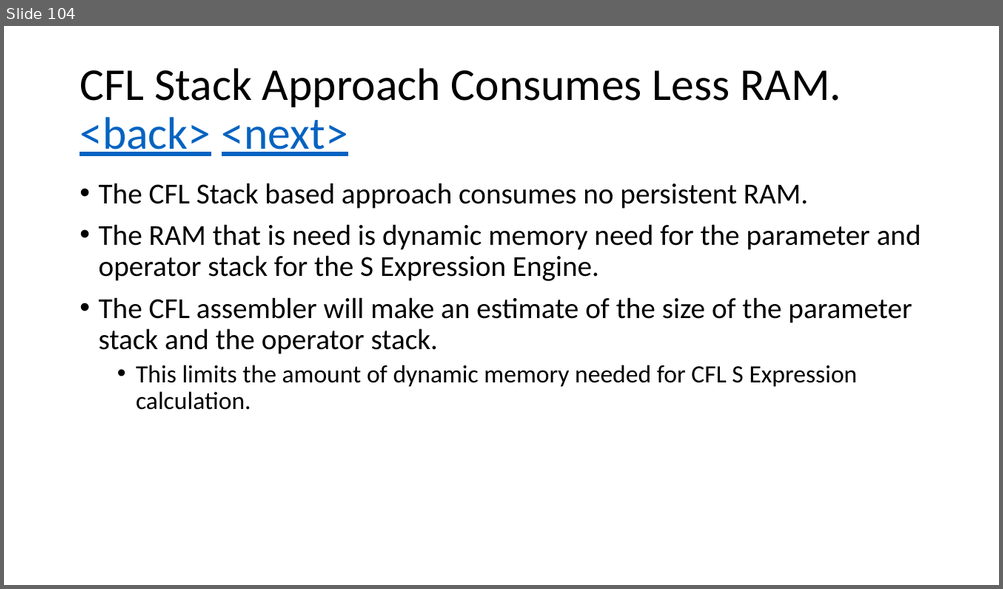
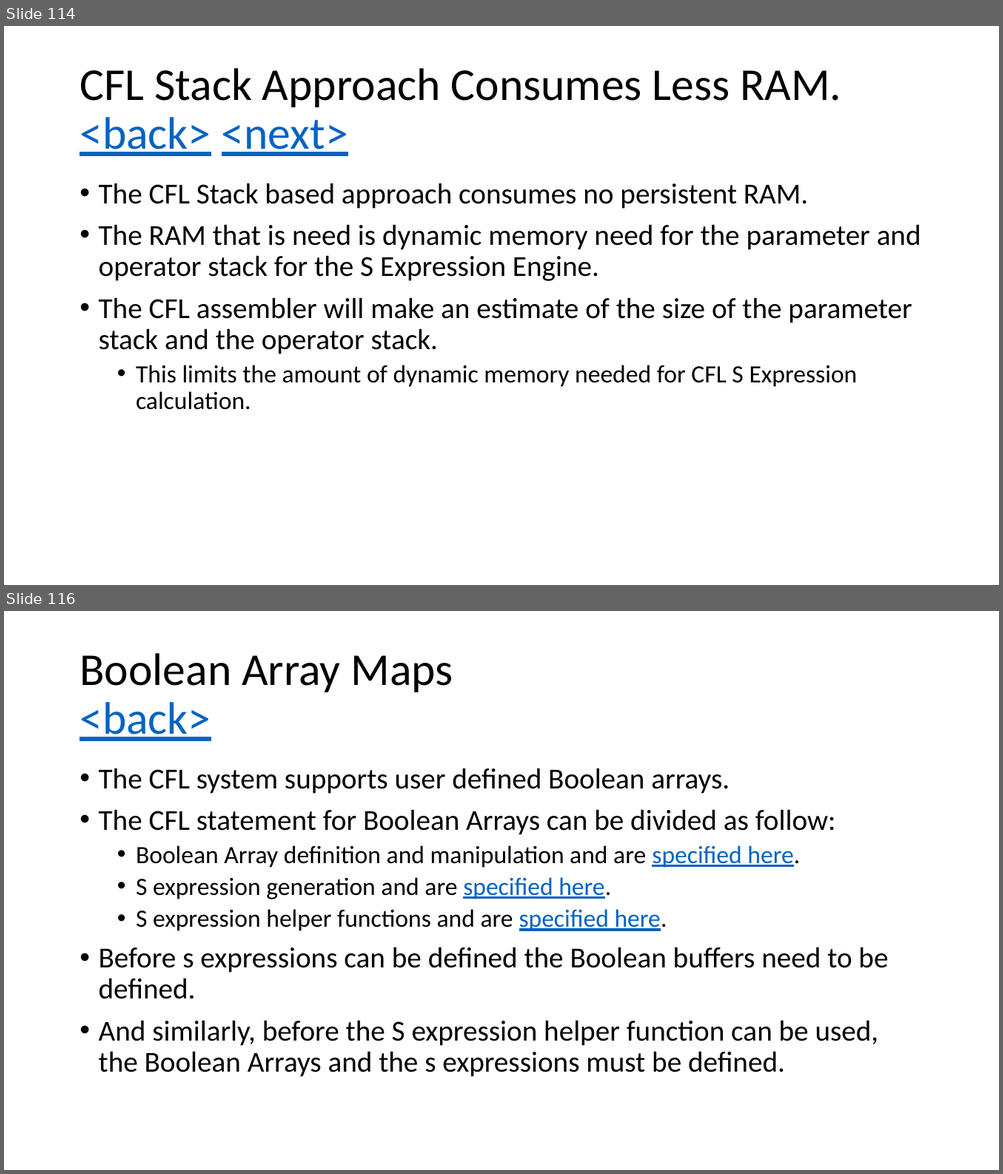
Before and after one commit to glenn-edgar/CFL, a slide deck: documentation/CFL_Documentation.pptx. Shown one above the other, each under a label of ours: slide 104 before the commit, slides 114 and 116 after it; the slides between them are not shown. The pictures are 1003x589 and 1003x1174 pixels, drawn with LibreOffice and Linux fonts; fonts in the diff are those of the drawing. Boxes give left, top, right and bottom in pixels: in the first picture for what was removed or moved away, otherwise in the second. Text is boxed around its words. In the diff, an @@ line names an element or a change of style, - is before the commit and + after.

```diff
--- a/documentation/CFL_Documentation.pptx
+++ b/documentation/CFL_Documentation.pptx
@@ slide 116 added at (x1=4, y1=611, x2=999, y2=1170), background #FFFFFF @@
@@ title added at (x1=79, y1=653, x2=453, y2=741), 44 pt, text #000000 @@
+Boolean Array Maps
+<back>
@@ text added at (x1=99, y1=768, x2=888, y2=1077), 28 pt, text #000000 @@
+• The CFL system supports user defined Boolean arrays.
+• The CFL statement for Boolean Arrays can be divided as follow:
+  • Boolean Array definition and manipulation and are specified here.
+  • S expression generation and are specified here.
+  • S expression helper functions and are specified here.
+• Before s expressions can be defined the Boolean buffers need to be defined.
+• And similarly, before the S expression helper function can be used, the Boolean Arrays and the s expressions must be defined.
@@ what was slide 104 is now slide 114 @@
```
Also in this commit, not shown: 12 slides changed, 89 other slides added, 2 slides removed, 9 other files.
